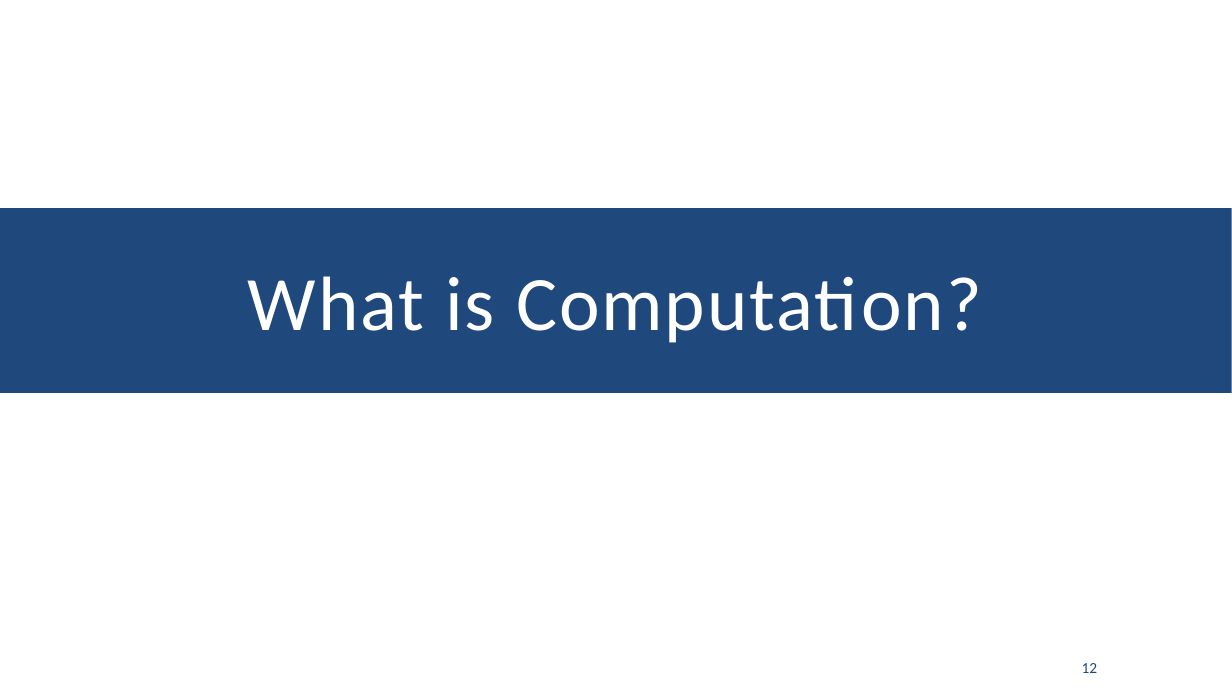
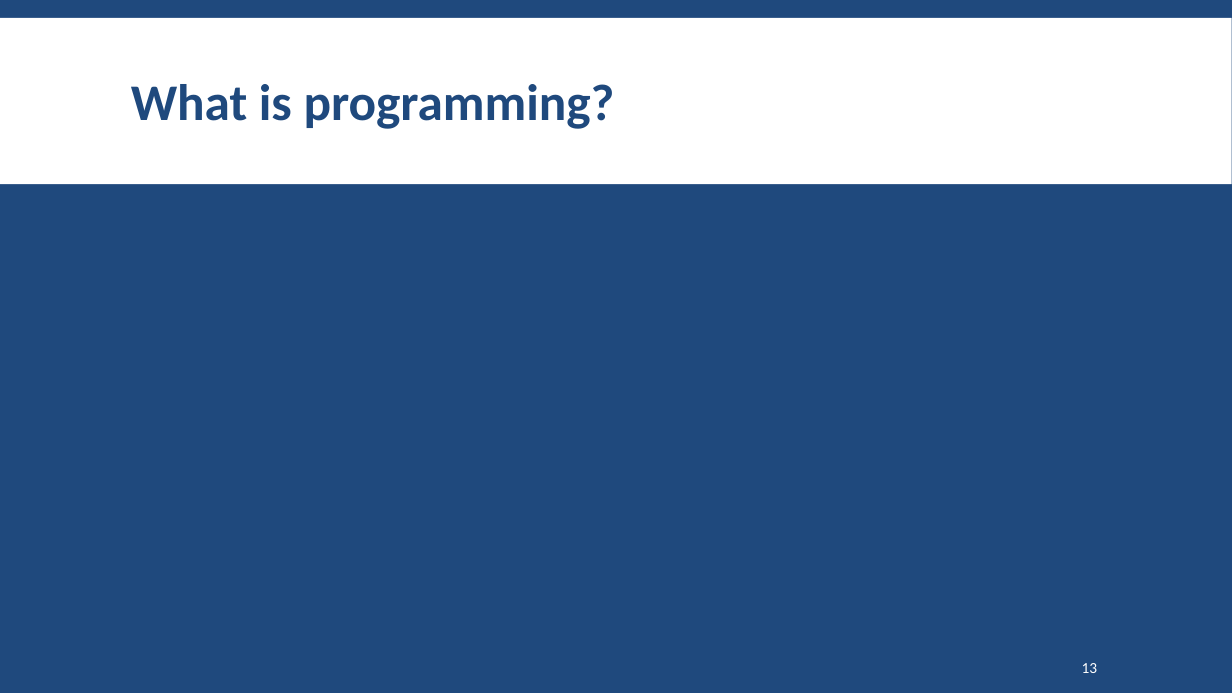
Before and after one commit to SharifPythonSpace/Course1401, a slide deck: slide 13 of Slide/00-Introduction to Programming Applications with Python.pptx (slide 12 before the commit). Drawn at 1232x693 pixels with LibreOffice and Linux fonts; fonts in the diff are those of the drawing; background and template pictures are left out. Boxes give left, top, right and bottom in pixels: in the first picture for what was removed or moved away, otherwise in the second. Text is boxed around its words. In the diff, an @@ line names an element or a change of style, - is before the commit and + after.

```diff
--- a/Slide/00-Introduction to Programming Applications with Python.pptx
+++ b/Slide/00-Introduction to Programming Applications with Python.pptx
@@ background #FFFFFF to #1F497D @@
@@ rectangle added at (x1=0, y1=18, x2=1232, y2=184), fill #FFFFFF @@
@@ title at (x1=131, y1=84, x2=615, y2=129): text changed; size 60 to 40 pt; text colour #FFFFFF to #1F497D; bold on @@
-What is Computation?
+What is programming?
@@ rectangle removed at (x1=0, y1=208, x2=1232, y2=393) @@
@@ page number at (x1=1082, y1=663, x2=1098, y2=673): text changed; text colour #1F497D to #FFFFFF @@
-12
+13
```
Also in this commit, not shown: 4 other slides changed, 9 slides added.
